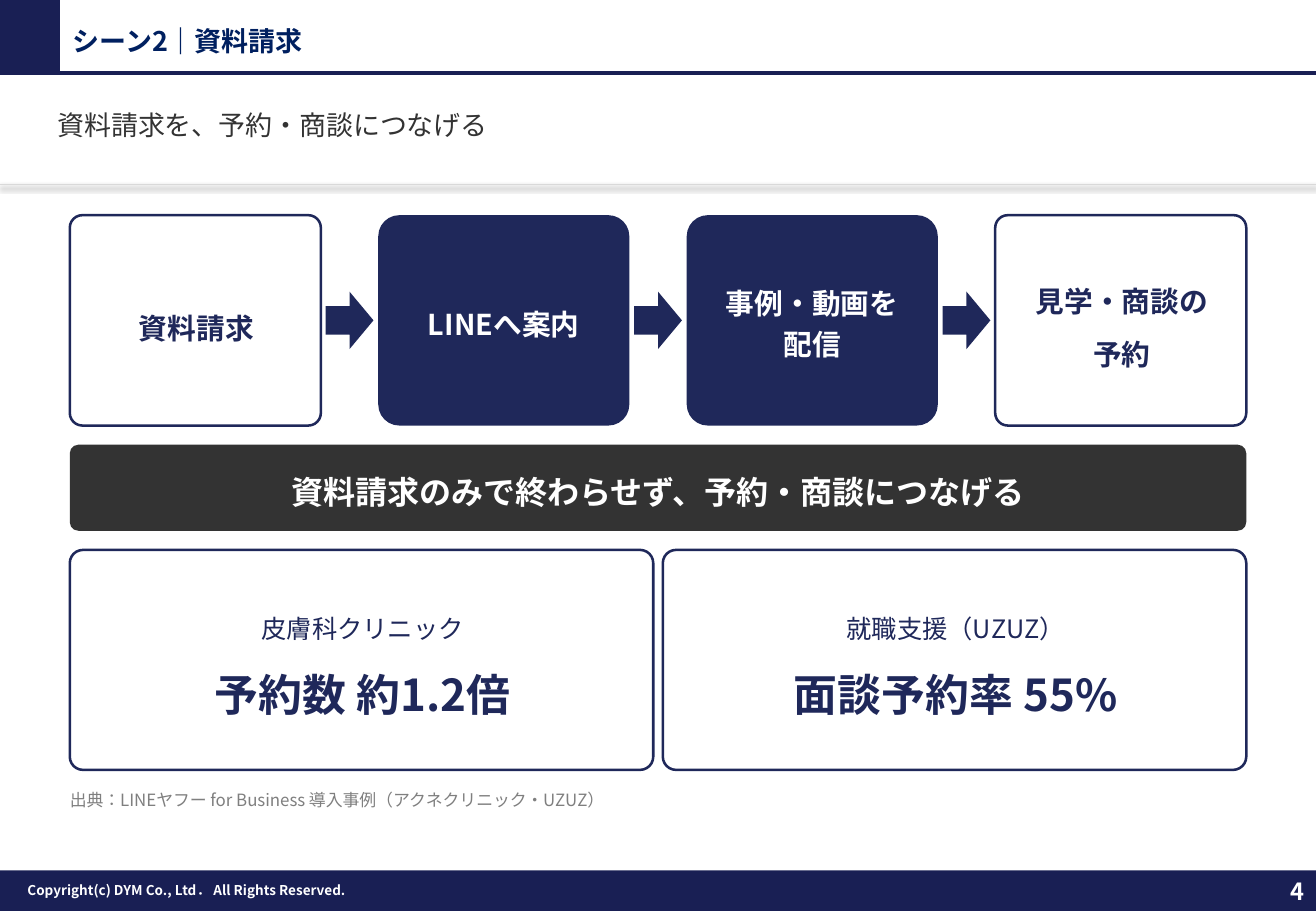
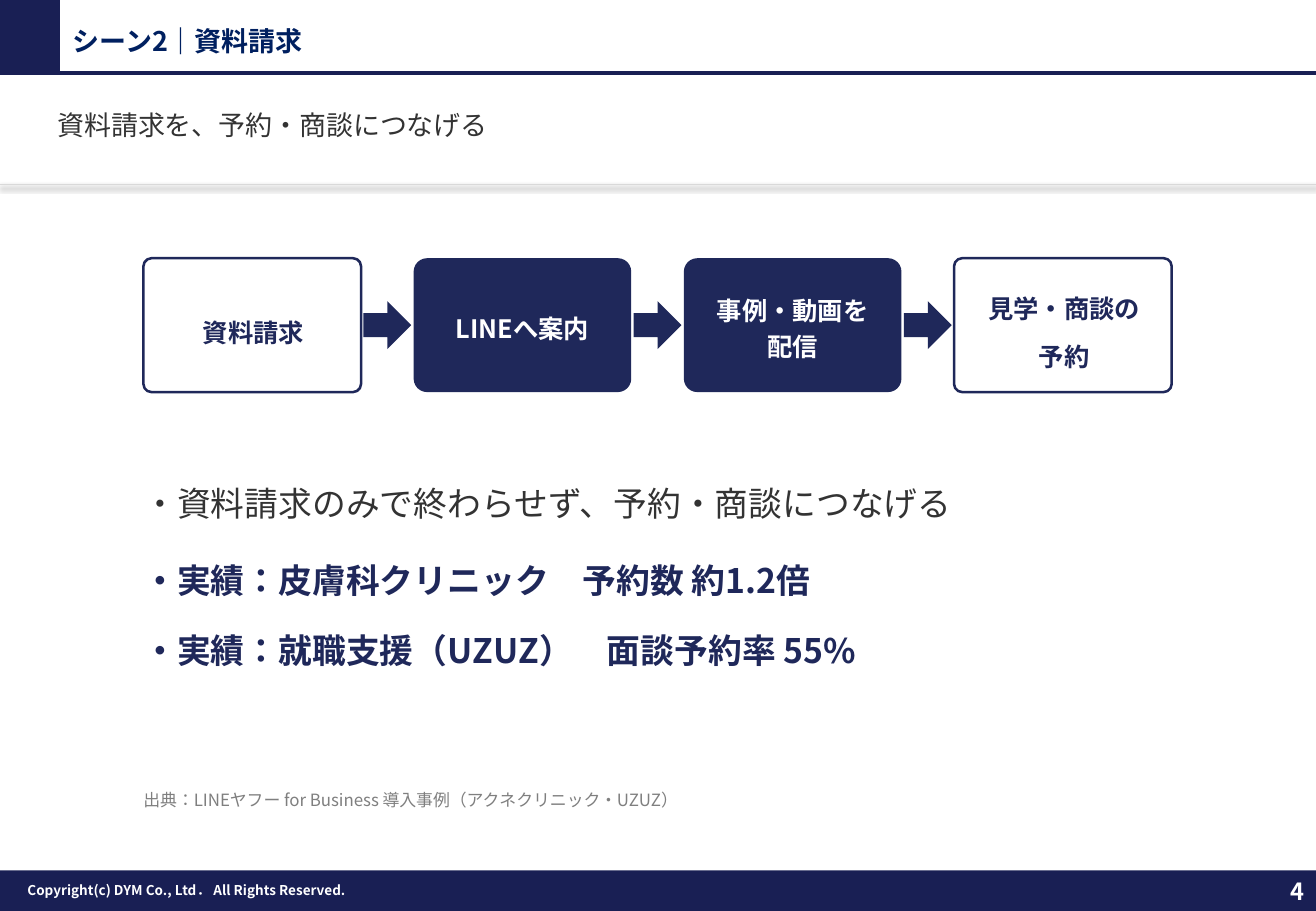
Before and after one commit to tonomura-r-dev/folder, a slide deck: slide 4 of 20261002_サンクスLINEのご提案.pptx. Drawn at 1316x911 pixels with LibreOffice and Linux fonts; fonts in the diff are those of the drawing; background and template pictures are left out. Boxes give left, top, right and bottom in pixels: in the first picture for what was removed or moved away, otherwise in the second. Text is boxed around its words. In the diff, an @@ line names an element or a change of style, - is before the commit and + after.

```diff
--- a/20261002_サンクスLINEのご提案.pptx
+++ b/20261002_サンクスLINEのご提案.pptx
@@ rounded rectangle "資料請求": place and size @@
-rounded rectangle "資料請求" at [69,215,321,425]
+rounded rectangle "資料請求" at [143,259,361,392]
@@ rounded rectangle "LINEへ案内": place and size @@
-rounded rectangle "LINEへ案内" at [378,215,629,425]
+rounded rectangle "LINEへ案内" at [414,259,632,392]
@@ rounded rectangle "事例・動画を": place and size @@
-rounded rectangle "事例・動画を" at [687,215,938,425]
+rounded rectangle "事例・動画を" at [684,259,902,392]
@@ size 17 to 15 pt in 4 elements at [414,259,632,392], [684,259,902,392], [143,259,361,392], [954,259,1171,392] @@
@@ rounded rectangle "見学・商談の": place and size @@
-rounded rectangle "見学・商談の" at [995,215,1247,425]
+rounded rectangle "見学・商談の" at [954,259,1171,392]
@@ right arrow: place and size @@
-right arrow at [326,292,373,349]
+right arrow at [363,301,411,349]
@@ right arrow: place and size @@
-right arrow at [634,292,682,349]
+right arrow at [634,301,682,349]
@@ right arrow: place and size @@
-right arrow at [943,292,990,349]
+right arrow at [904,301,951,349]
@@ text "・資料請求のみで終わらせず、予約・商談につなげる": place and size @@
-text "・資料請求のみで終わらせず、予約・商談につなげる" at [69,445,1247,531]
+text "・資料請求のみで終わらせず、予約・商談につなげる" at [143,487,951,667]
@@ text "・資料請求のみで終わらせず、予約・商談につなげる" at [143,487,951,667]: vertical alignment middle to top; fill #333333 to none @@
@@ text at [143,487,951,667]: text changed; size 19 to 20 pt; text colour #FFFFFF to #1F285A @@
-資料請求のみで終わらせず、予約・商談につなげる
+・資料請求のみで終わらせず、予約・商談につなげる
+・実績：皮膚科クリニック 予約数 約1.2倍
+・実績：就職支援（UZUZ） 面談予約率 55%
@@ rounded rectangle removed at [69,550,653,770] @@
-皮膚科クリニック
-予約数 約1.2倍
@@ rounded rectangle removed at [663,550,1247,770] @@
-就職支援（UZUZ）
-面談予約率 55%
@@ text "出典：LINEヤフー for Business 導入事例（アクネクリニック・UZUZ）": place and size @@
-text "出典：LINEヤフー for Business 導入事例（アクネクリニック・UZUZ）" at [70,792,604,808]
+text "出典：LINEヤフー for Business 導入事例（アクネクリニック・UZUZ）" at [143,792,678,808]
```
Also in this commit, not shown: 3 other slides changed, 3 other files.
